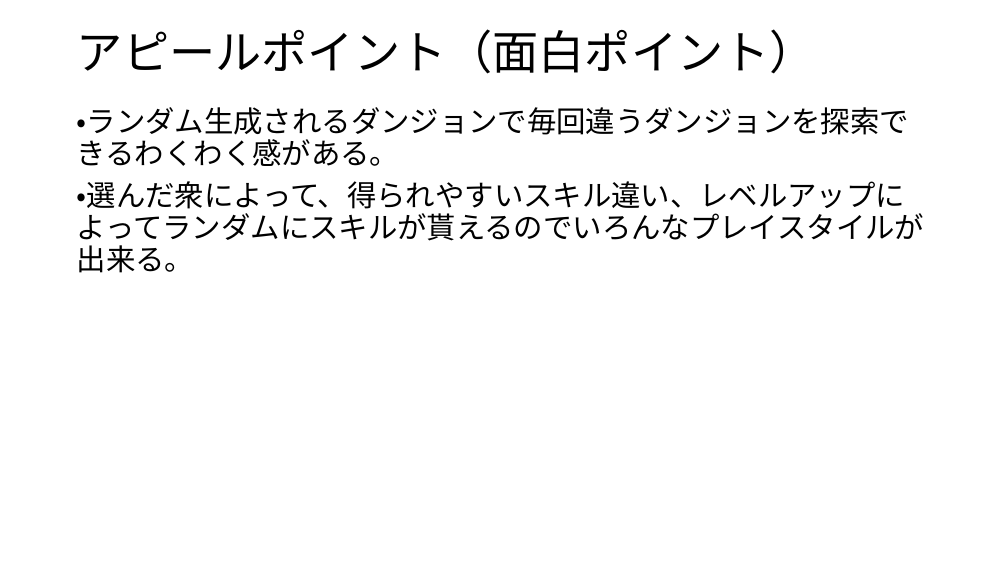
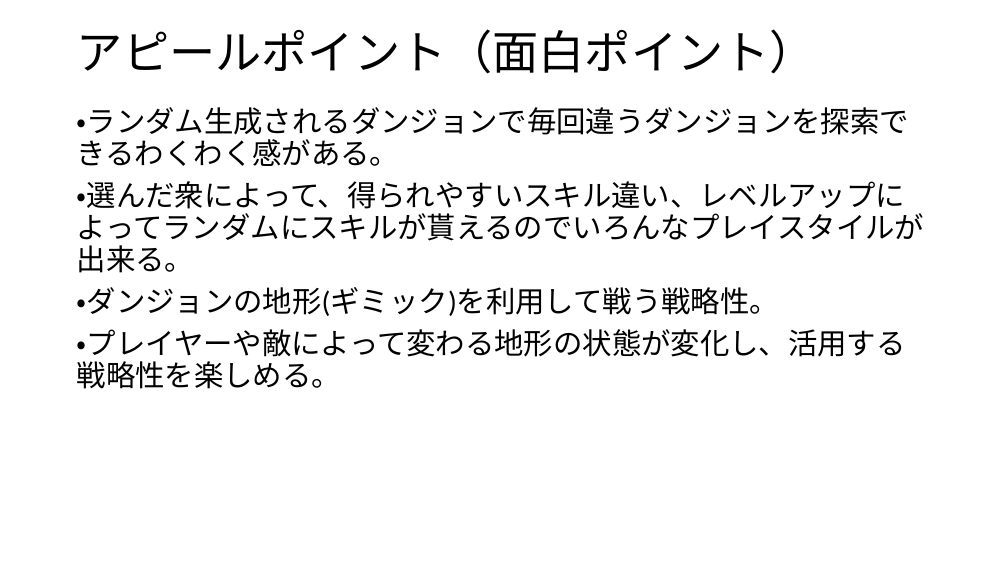
Before and after one commit to 2023Game/07Nakamoto, a slide deck: slide 13 of 3年後期/企画/ゲーム企画書_提出.pptx (slide 11 before the commit). Drawn at 1008x567 pixels with LibreOffice and Linux fonts; fonts in the diff are those of the drawing. Boxes give left, top, right and bottom in pixels: in the first picture for what was removed or moved away, otherwise in the second. Text is boxed around its words. In the diff, an @@ line names an element or a change of style, - is before the commit and + after.

```diff
--- a/3年後期/企画/ゲーム企画書_提出.pptx
+++ b/3年後期/企画/ゲーム企画書_提出.pptx
@@ text at (x1=77, y1=287, x2=906, y2=389): paragraphs added @@
+・ダンジョンの地形(ギミック)を利用して戦う戦略性。
+・プレイヤーや敵によって変わる地形の状態が変化し、活用する戦略性を楽しめる。
```
Also in this commit, not shown: 3 other slides changed, 2 slides added, 4 other files.
